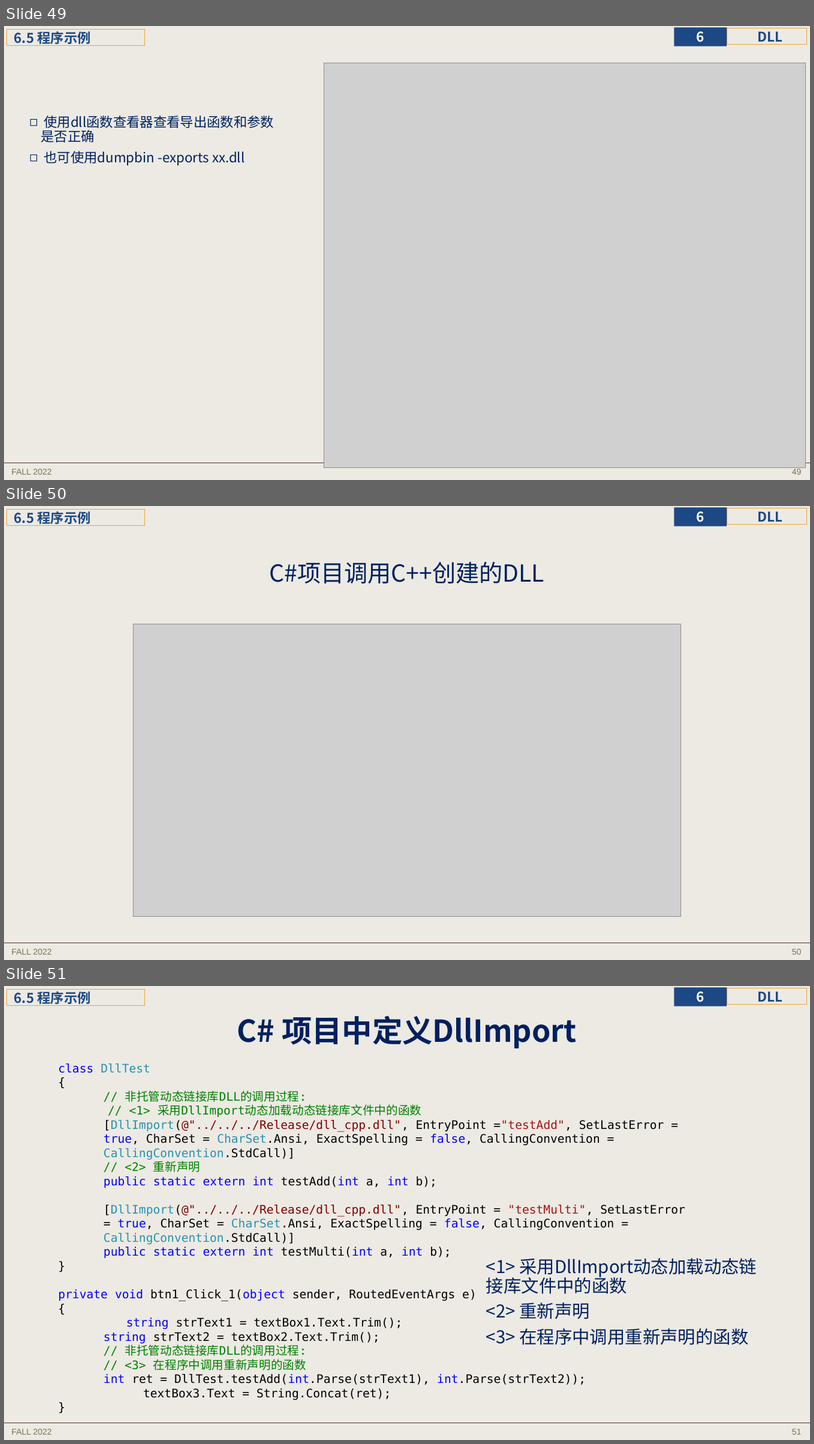
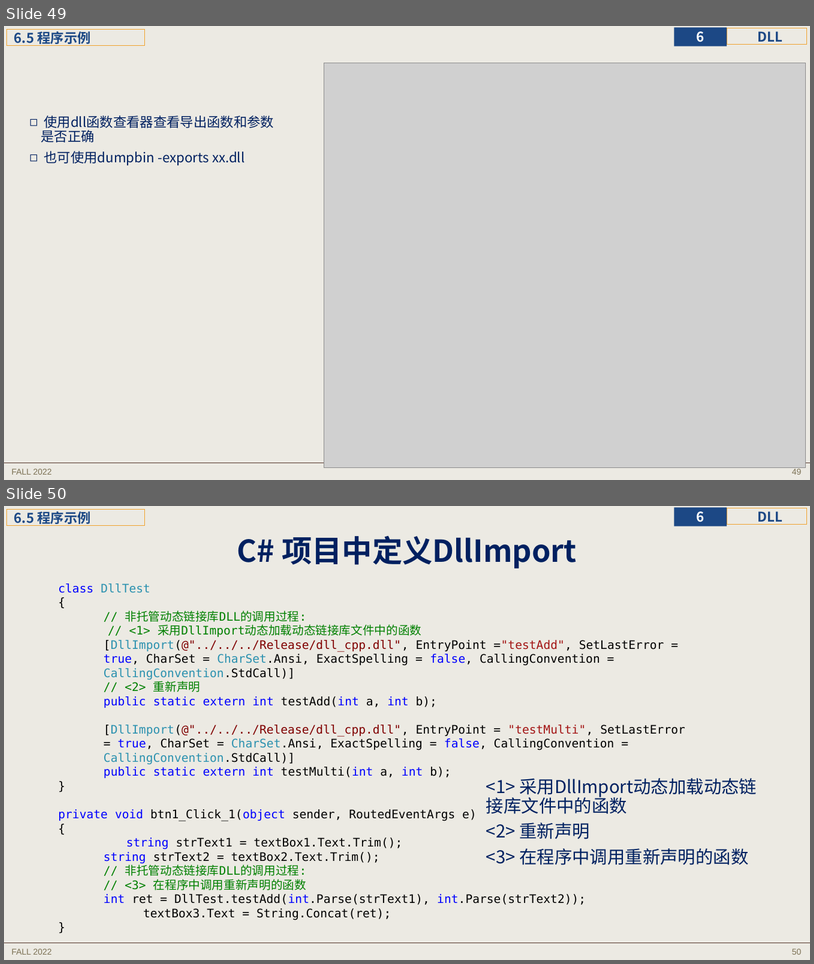
Before and after one commit to principleWindows/win-principle-2022, a slide deck: slides/instruction/principleWindows_6.pptx. Shown one above the other, each under a label of ours: slides 49, 50 and 51 before the commit, slides 49 and 50 after it. The pictures are 814x1444 and 814x964 pixels, drawn with LibreOffice and Linux fonts; fonts in the diff are those of the drawing; grey boxes stand for pictures. Boxes give left, top, right and bottom in pixels: in the first picture for what was removed or moved away, otherwise in the second. Text is boxed around its words. In the diff, an @@ line names an element or a change of style, - is before the commit and + after.

```diff
--- a/slides/instruction/principleWindows_6.pptx
+++ b/slides/instruction/principleWindows_6.pptx
@@ slide 50 removed at (4,506,810,960), background #ECEAE3; not listed: 6 template elements that a slide beside it also shows @@
@@ title removed at (270,562,545,583) @@
-C#项目调用C++创建的DLL
@@ picture removed at (134,624,681,916) @@
@@ what was slide 51 is now slide 50 @@
@@ page number at (792,948,802,954): text changed @@
-51
+50
```
Also in this commit, not shown: 3 slides changed, 6 other files.
